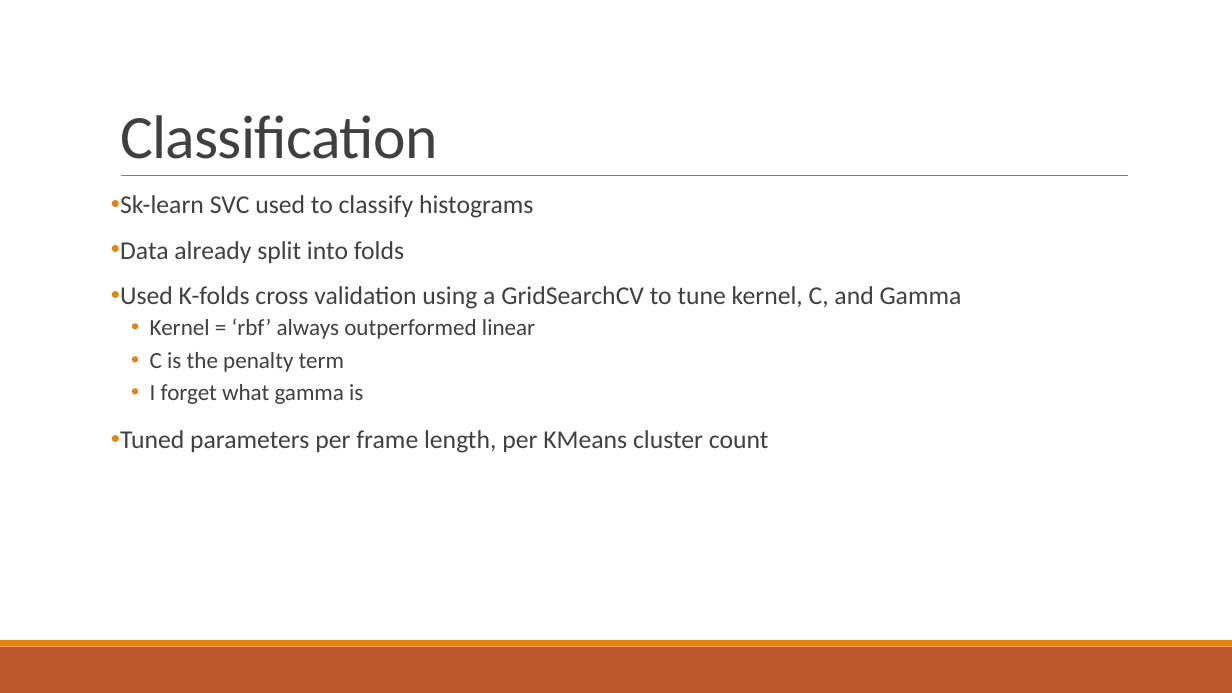
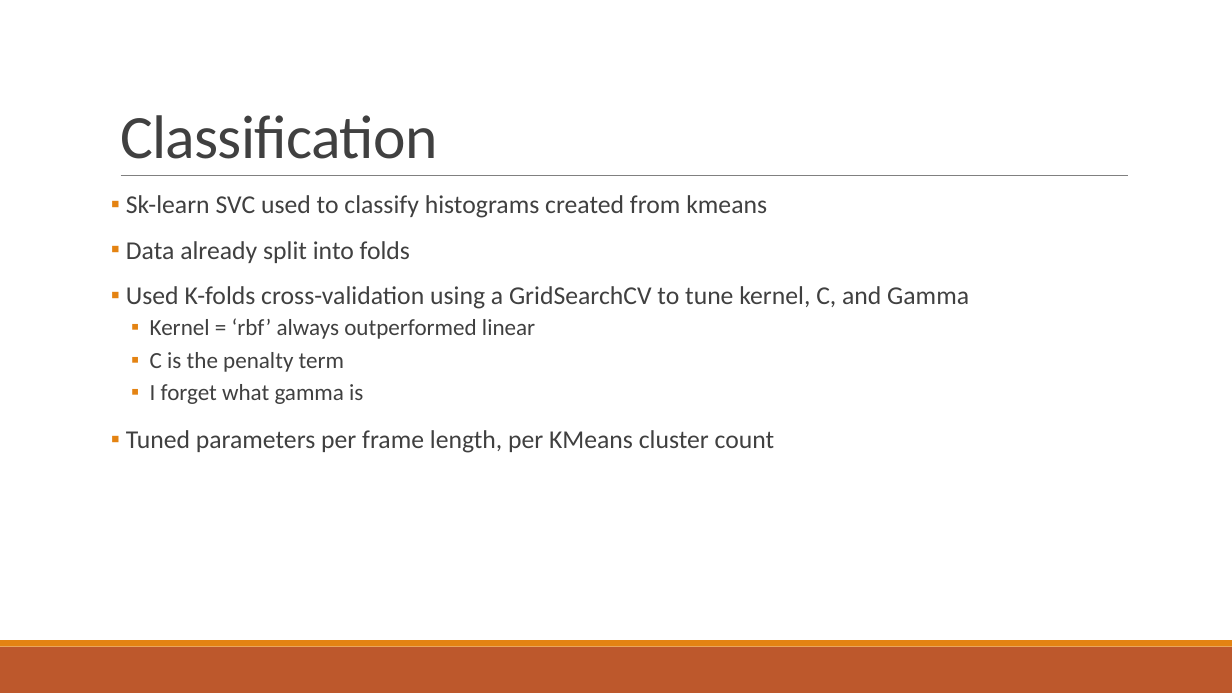
Before and after one commit to crabtreej/CrashAudioClassifier, a slide deck: slide 8 of AI_2_Presentation.pptx. Drawn at 1232x693 pixels with LibreOffice and Linux fonts; fonts in the diff are those of the drawing. Boxes give left, top, right and bottom in pixels: in the first picture for what was removed or moved away, otherwise in the second. Text is boxed around its words. In the diff, an @@ line names an element or a change of style, - is before the commit and + after.

Commit message:
ass

```diff
--- a/AI_2_Presentation.pptx
+++ b/AI_2_Presentation.pptx
@@ text at [126, 195, 767, 218]: text changed @@
-• Sk-learn SVC used to classify histograms
+▪ Sk-learn SVC used to classify histograms created from kmeans
@@ text at [126, 241, 775, 453]: bullet • to ▪ @@
@@ text at [126, 286, 969, 309]: text changed @@
-• Used K-folds cross validation using a GridSearchCV to tune kernel, C, and Gamma
+▪ Used K-folds cross-validation using a GridSearchCV to tune kernel, C, and Gamma
```
Also in this commit, not shown: 2 other slides changed.
